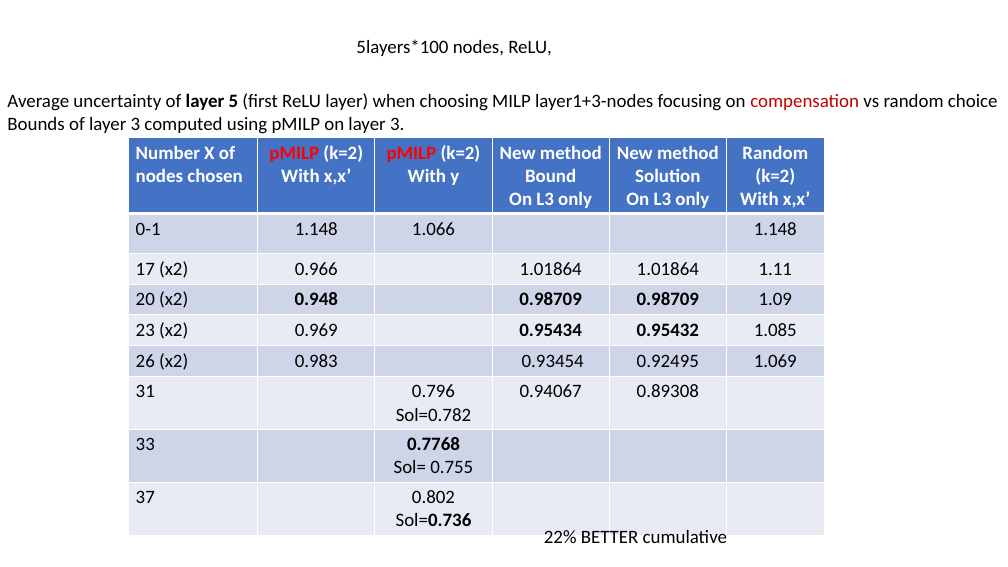
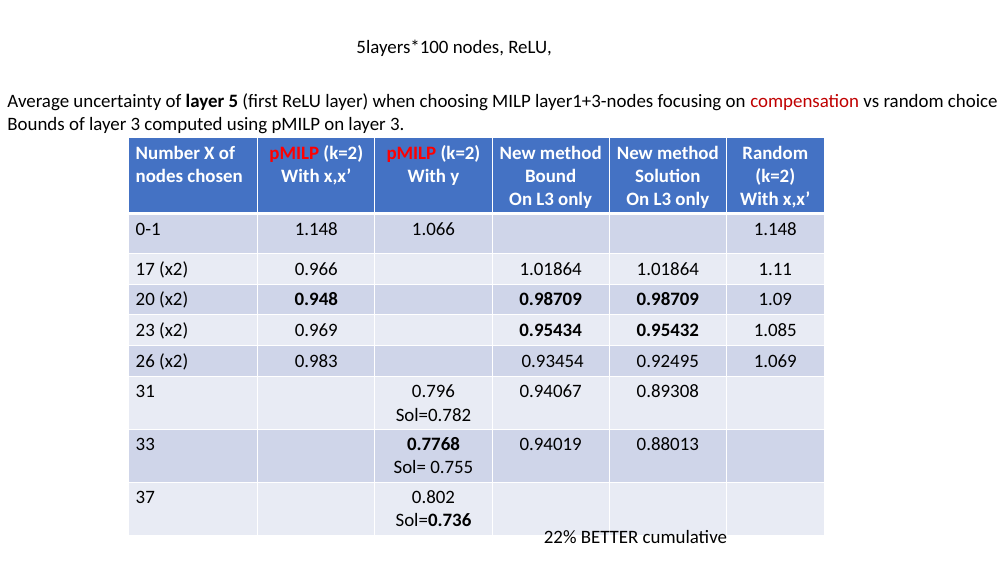
Before and after one commit to blaisegenest/vericompensate, a slide deck: slide 22 of lipschitz/Liptscitz.pptx. Drawn at 1008x567 pixels with LibreOffice and Linux fonts; fonts in the diff are those of the drawing. Boxes give left, top, right and bottom in pixels: in the first picture for what was removed or moved away, otherwise in the second. Text is boxed around its words. In the diff, an @@ line names an element or a change of style, - is before the commit and + after.

Commit message:
update table

```diff
--- a/lipschitz/Liptscitz.pptx
+++ b/lipschitz/Liptscitz.pptx
@@ table at (129,138,824,535) @@
-row 8, column 4: 
+row 8, column 4: 0.94019
-row 8, column 5: 
+row 8, column 5: 0.88013
```
